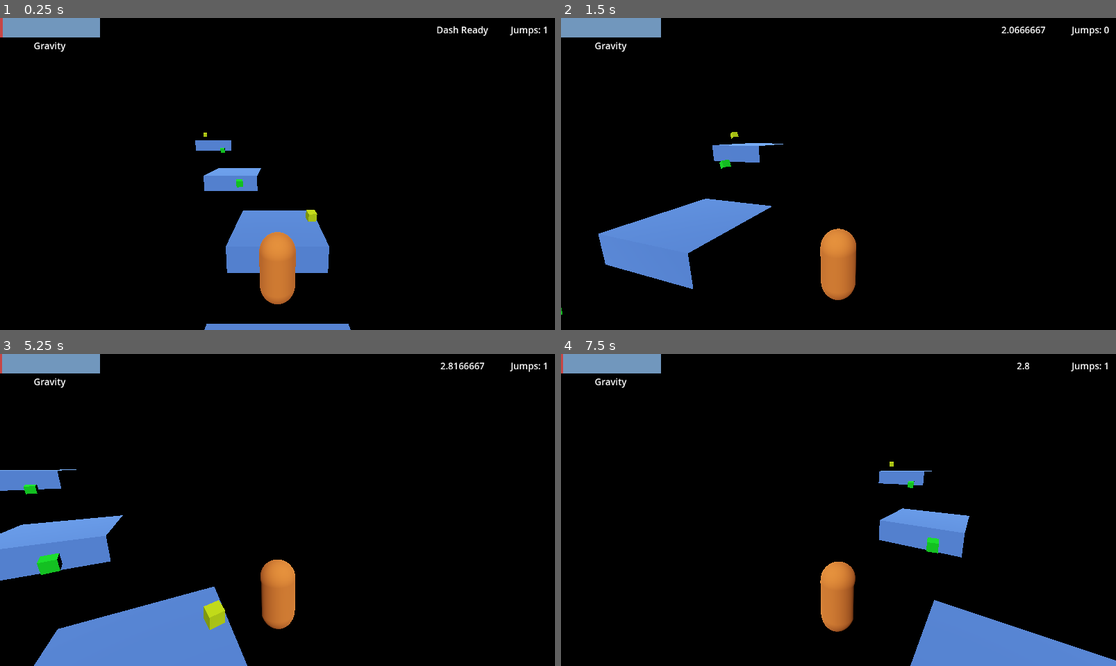
Above: before the commit, frames 1-4 (two rows, left to right).
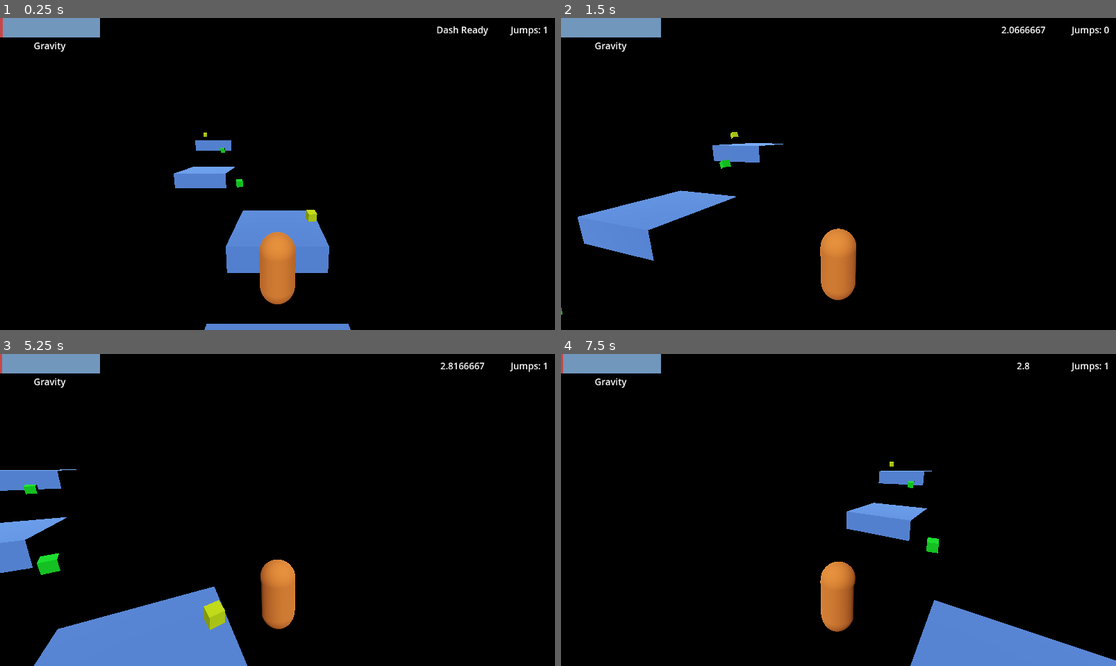
Above: after the commit, the same moments.

Repository: tobiasjdcolvin/Void-Sprinter
Game: Godot game, scene res://levels/level_one.tscn
Two runs of this game, one before a commit and one after it. Both use one fixed random seed, a clock stepped at 60 frames per second and the inputs below.
Inputs (mouse positions are in pixels of both pictures, inside the frame that each line leads up to):
- Up to frame 1 (0.25 s): no input
- Up to frame 2 (1.5 s): move the mouse to (866, 174) at 0.52 s; hold Shift (dash) 0.53-1.28 s; hold W (forward) from 0.53 s (still down); tap Space (jump) at 0.77 s; move the mouse to (810, 174) at 1.27 s; tap Shift (dash) at 1.35 s
- Up to frame 3 (5.25 s): keep holding W (forward); tap Space (jump) at 1.52, 3.02, 3.77, 4.52 s; move the mouse to (288, 503) at 2.02 s; hold Shift (dash) 2.03-2.78 s; move the mouse to (271, 516) at 2.77 s; tap Shift (dash) at 2.85, 4.35 s; move the mouse to (316, 513) at 3.52 s; hold Shift (dash) 3.53-4.28 s; tap Enter at 4.25 s; move the mouse to (233, 506) at 4.27 s; tap R (reset) at 5 s; move the mouse to (283, 510) at 5.02 s; hold Shift (dash) from 5.03 s (still down)
- Up to frame 4 (7.5 s): move the mouse to (816, 503) at 5.77 s; release W (forward) at 5.78 s; release Shift (dash) at 5.78 s; hold D (right) 5.78-6.53 s; tap Shift (dash) at 5.85, 7.35 s; tap Space (jump) at 6.02, 6.77 s; move the mouse to (866, 510) at 6.52 s; hold Shift (dash) 6.53-7.28 s; hold W (forward) from 6.53 s (still down); tap R (reset) at 7.25 s; move the mouse to (810, 510) at 7.27 s

The runs differ from the first frame. In frame 1, 0.8% of the frame differs, in the area x 31-48%, y 47-56%; in frame 2, 4.5%, in the area x 3-38%, y 55-87%; in frame 3, 2.2%; in frame 4, 1.9%.

Commit message:
Implemented moving platform

Diff:
--- a/levels/level.gd
+++ b/levels/level.gd
@@ -27,6 +27,7 @@
 	# suck everything into the void once gravity reaches "grav_threshold"
 	if PhysicsServer3D.area_get_param(get_viewport().find_world_3d().space, PhysicsServer3D.AREA_PARAM_GRAVITY) >= grav_threshold and not has_fallen:
 		for platform in $Platforms.get_children():
+			platform.falling = true
 			platform.axis_lock_linear_y = false
 			var rng = RandomNumberGenerator.new()
 			var xrand = rng.randf_range(-PI/4, PI/4)
--- a/levels/level_one.tscn
+++ b/levels/level_one.tscn
@@ -1,7 +1,8 @@
-[gd_scene load_steps=5 format=3 uid="uid://bkfxtiavayq4k"]
+[gd_scene load_steps=6 format=3 uid="uid://bkfxtiavayq4k"]
 
 [ext_resource type="PackedScene" uid="uid://blbyky0qw54e0" path="res://levels/level.tscn" id="1_yigoe"]
 [ext_resource type="PackedScene" uid="uid://lkdfpjqlndm0" path="res://platforms/platform_reg.tscn" id="2_instf"]
+[ext_resource type="PackedScene" uid="uid://ongkf3htb78x" path="res://platforms/platform_reg_moving.tscn" id="3_1rw22"]
 [ext_resource type="PackedScene" uid="uid://1d56f4hpoikm" path="res://pickups/pickup_jump.tscn" id="3_54qat"]
 [ext_resource type="PackedScene" uid="uid://tl82a2m8rhfq" path="res://pickups/pickup_grav.tscn" id="4_wfegy"]
 
@@ -13,11 +14,11 @@
 [node name="PlatformReg2" parent="Platforms" index="1" instance=ExtResource("2_instf")]
 transform = Transform3D(1, 0, 0, 0, 1, 0, 0, 0, 1, 2.08165e-12, 1.31792, -11.0614)
 
-[node name="PlatformReg3" parent="Platforms" index="2" instance=ExtResource("2_instf")]
-transform = Transform3D(1, 0, 0, 0, 1, 0, 0, 0, 1, -6.14884, 3.68627, -24.4229)
+[node name="PlatformReg4" parent="Platforms" index="2" instance=ExtResource("2_instf")]
+transform = Transform3D(1, 0, 0, 0, 1, 0, 0, 0, 1, -12.4771, 8.076, -38.372)
 
-[node name="PlatformReg4" parent="Platforms" index="3" instance=ExtResource("2_instf")]
-transform = Transform3D(1, 0, 0, 0, 1, 0, 0, 0, 1, -12.4771, 8.076, -38.372)
+[node name="PlatformRegMoving" parent="Platforms" index="3" instance=ExtResource("3_1rw22")]
+transform = Transform3D(1, 0, 0, 0, 1, 0, 0, 0, 1, -10.4961, 3.83345, -25.3692)
 
 [node name="PickupJump1" parent="Pickups" index="0" instance=ExtResource("3_54qat")]
 transform = Transform3D(1, 0, 0, 0, 1, 0, 0, 0, 1, 0, 2.92553, -4.95362)
--- a/platforms/platform_reg.gd
+++ b/platforms/platform_reg.gd
@@ -1,3 +1,4 @@
 extends RigidBody3D
 
 @onready var to_rotate_towards
+@onready var falling = false
--- /dev/null
+++ b/platforms/platform_reg_moving.gd
@@ -0,0 +1,24 @@
+extends RigidBody3D
+
+@onready var to_rotate_towards
+@onready var move_direc = "right"
+@onready var falling = false
+@onready var direc_tween
+
+
+
+func _on_move_timer_timeout():
+	if falling == false:
+		direc_tween = get_tree().create_tween()
+		# move right, set left
+		if move_direc == "right":
+			direc_tween.tween_property(self, "position", Vector3(self.position.x + 10, self.position.y, self.position.z), 2)
+			move_direc = "left"
+		# move left, set right
+		else:
+			direc_tween.tween_property(self, "position", Vector3(self.position.x - 10, self.position.y, self.position.z), 2)
+			move_direc = "right"
+
+func _physics_process(delta):
+	if falling:
+		direc_tween.pause()
--- /dev/null
+++ b/platforms/platform_reg_moving.tscn
@@ -0,0 +1,31 @@
+[gd_scene load_steps=6 format=3 uid="uid://ongkf3htb78x"]
+
+[ext_resource type="PackedScene" uid="uid://lkdfpjqlndm0" path="res://platforms/platform_reg.tscn" id="1_kfo5v"]
+[ext_resource type="Script" path="res://platforms/platform_reg_moving.gd" id="2_7i8gi"]
+
+[sub_resource type="StandardMaterial3D" id="StandardMaterial3D_e42wq"]
+albedo_color = Color(0.38, 0.576333, 1, 1)
+
+[sub_resource type="BoxMesh" id="BoxMesh_juvul"]
+resource_local_to_scene = true
+material = SubResource("StandardMaterial3D_e42wq")
+size = Vector3(7, 2, 7)
+
+[sub_resource type="BoxShape3D" id="BoxShape3D_m782o"]
+resource_local_to_scene = true
+size = Vector3(7, 2, 7)
+
+[node name="PlatformRegMoving" instance=ExtResource("1_kfo5v")]
+script = ExtResource("2_7i8gi")
+
+[node name="MeshInstance3D" parent="." index="0"]
+mesh = SubResource("BoxMesh_juvul")
+
+[node name="CollisionShape3D" parent="." index="1"]
+shape = SubResource("BoxShape3D_m782o")
+
+[node name="MoveTimer" type="Timer" parent="." index="2"]
+wait_time = 4.0
+autostart = true
+
+[connection signal="timeout" from="MoveTimer" to="." method="_on_move_timer_timeout"]
